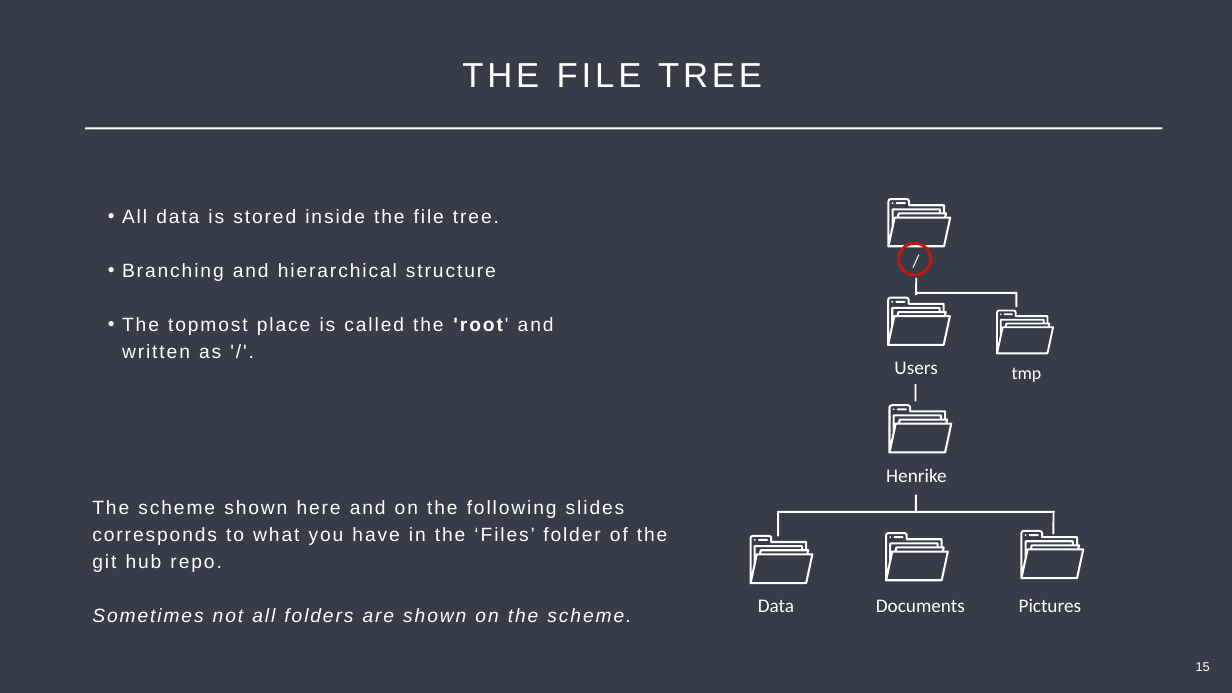
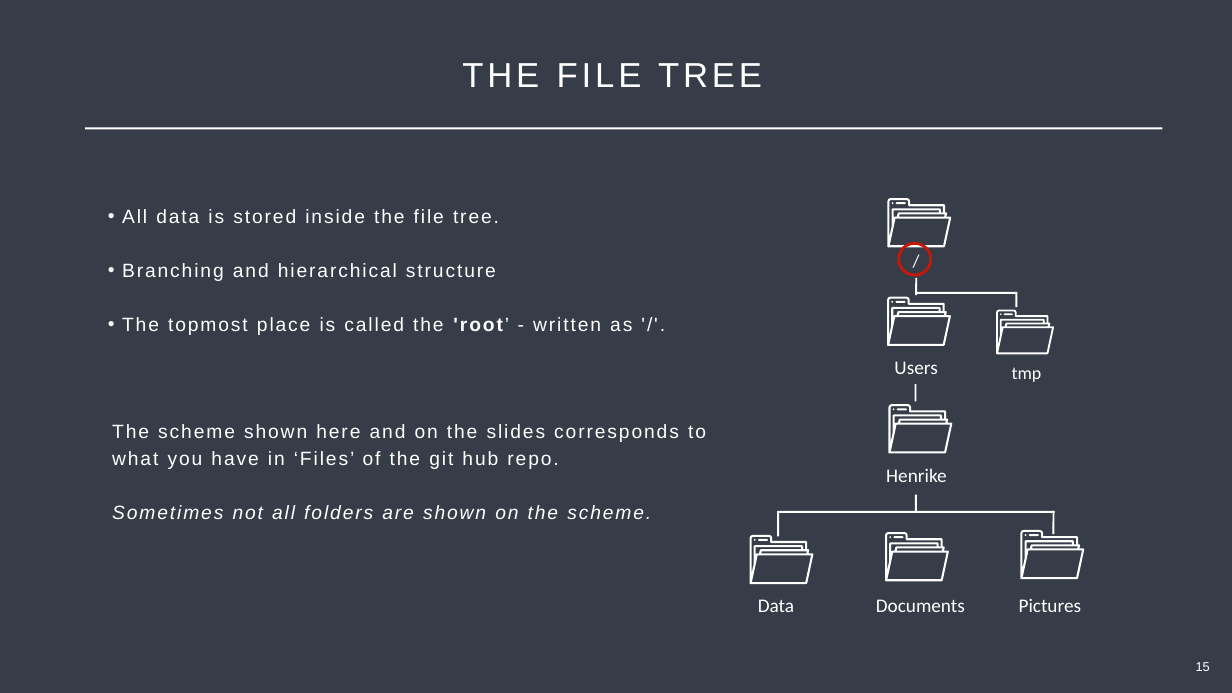
Before and after one commit to Center-for-Health-Data-Science/Just-Bash-It, a slide deck: slide 15 of Teachers/Just_Bash_It_Slideshow.pptx. Drawn at 1232x693 pixels with LibreOffice and Linux fonts; fonts in the diff are those of the drawing. Boxes give left, top, right and bottom in pixels: in the first picture for what was removed or moved away, otherwise in the second. Text is boxed around its words. In the diff, an @@ line names an element or a change of style, - is before the commit and + after.

Commit message:
minor corrections to slideshow

```diff
--- a/Teachers/Just_Bash_It_Slideshow.pptx
+++ b/Teachers/Just_Bash_It_Slideshow.pptx
@@ text at box(122, 317, 632, 335): text changed @@
-• The topmost place is called the 'root' and written as '/'.
+• The topmost place is called the 'root’ - written as '/'.
@@ text "The scheme shown here and ...": place and size @@
-text "The scheme shown here and ..." at box(92, 500, 667, 622)
+text "The scheme shown here and ..." at box(112, 424, 706, 519)
@@ text at box(112, 424, 706, 469): text changed @@
-The scheme shown here and on the following slides corresponds to what you have in the ‘Files’ folder of the git hub repo.
+The scheme shown here and on the slides corresponds to what you have in ‘Files’ of the git hub repo.
```
Also in this commit, not shown: 26 other slides changed.
